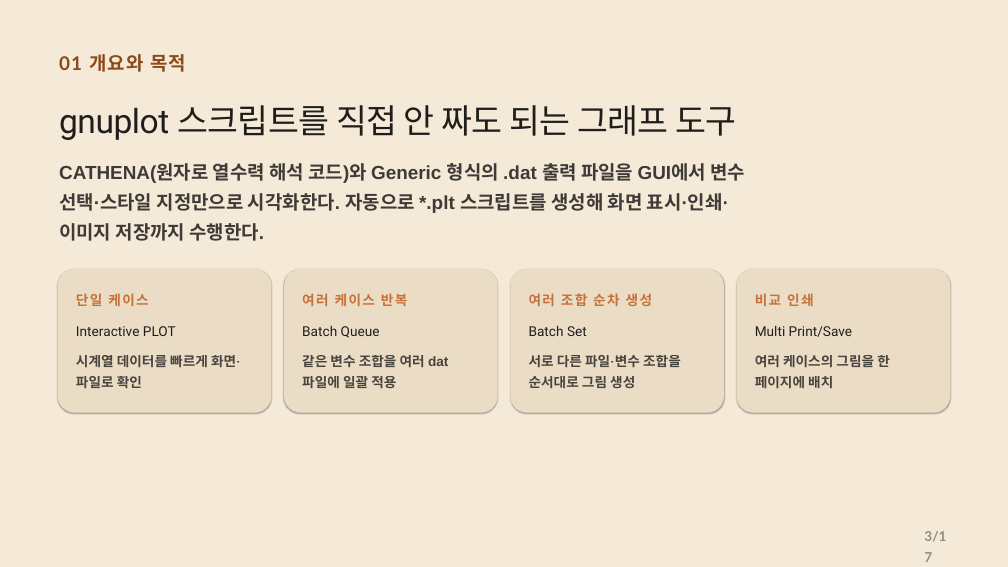
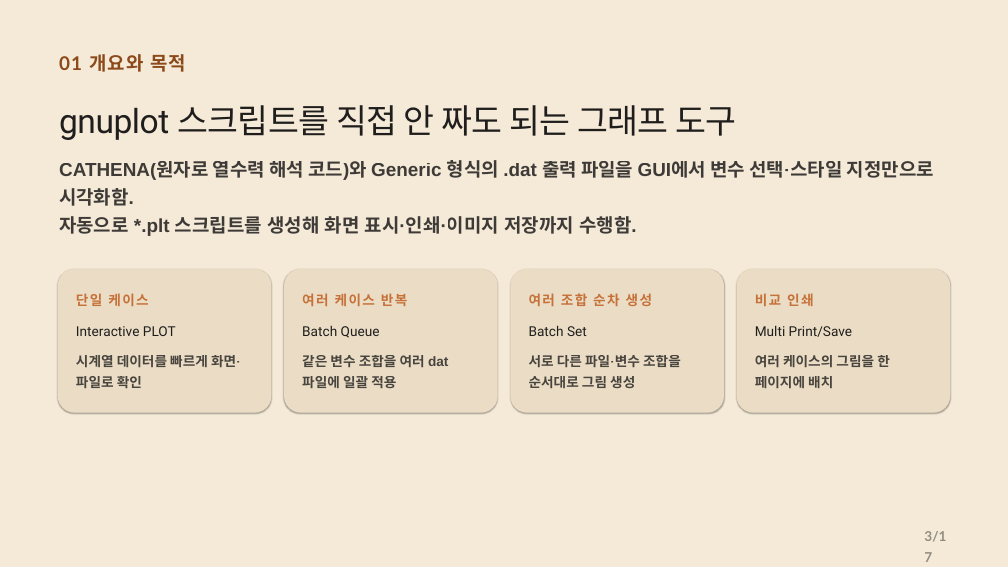
Before and after one commit to CWKIM113/CathPlot_Pub, a slide deck: slide 3 of CathPlot_Deck.pptx. Drawn at 1008x567 pixels with LibreOffice and Linux fonts; fonts in the diff are those of the drawing. Boxes give left, top, right and bottom in pixels: in the first picture for what was removed or moved away, otherwise in the second. Text is boxed around its words. In the diff, an @@ line names an element or a change of style, - is before the commit and + after.

```diff
--- a/CathPlot_Deck.pptx
+++ b/CathPlot_Deck.pptx
@@ text at <box>59,160,934,236</box>: text changed @@
-CATHENA(원자로 열수력 해석 코드)와 Generic 형식의 .dat 출력 파일을 GUI에서 변수 선택·스타일 지정만으로 시각화한다. 자동으로 *.plt 스크립트를 생성해 화면 표시·인쇄·이미지 저장까지 수행한다.
+CATHENA(원자로 열수력 해석 코드)와 Generic 형식의 .dat 출력 파일을 GUI에서 변수 선택·스타일 지정만으로 시각화함.
+자동으로 *.plt 스크립트를 생성해 화면 표시·인쇄·이미지 저장까지 수행함.
```
Also in this commit, not shown: 6 other slides changed, 2 other files.
